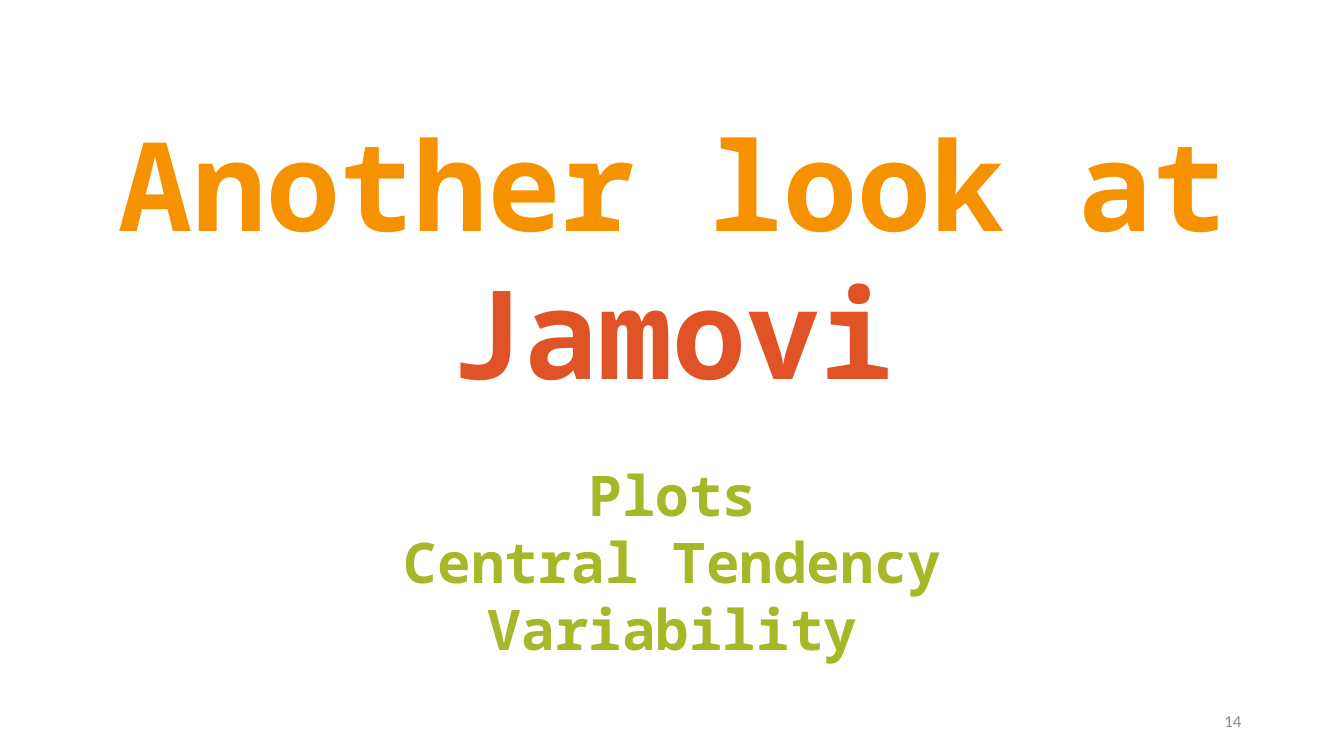
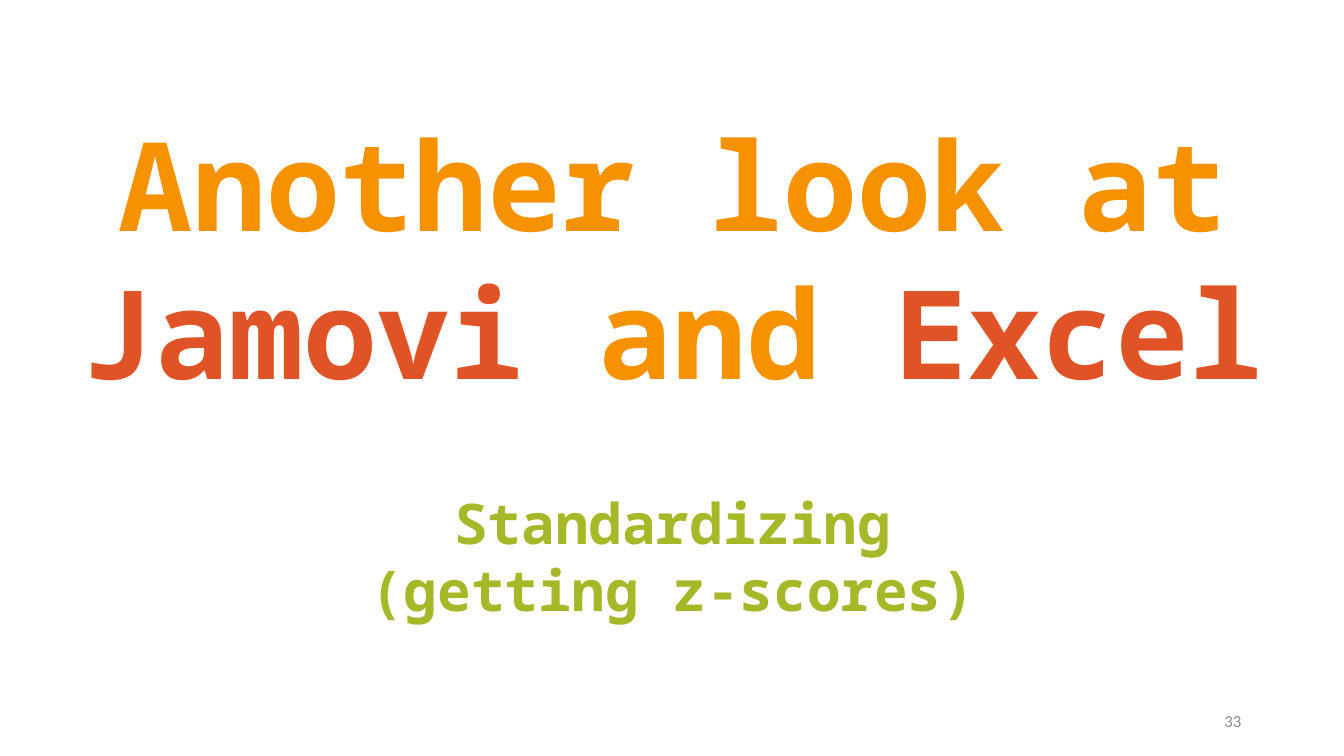
Before and after one commit to TysonStanley/EDU-6050, a slide deck: slide 33 of Slides/04_EDUC_6050_2018.pptx (slide 14 before the commit). Drawn at 1344x756 pixels with LibreOffice and Linux fonts; fonts in the diff are those of the drawing. Boxes give left, top, right and bottom in pixels: in the first picture for what was removed or moved away, otherwise in the second. Text is boxed around its words. In the diff, an @@ line names an element or a change of style, - is before the commit and + after.

```diff
--- a/Slides/04_EDUC_6050_2018.pptx
+++ b/Slides/04_EDUC_6050_2018.pptx
@@ text at box(81, 283, 1263, 381): text changed @@
-Jamovi
+Jamovi and Excel
@@ text at box(370, 500, 975, 625): text changed @@
-Plots
-Central Tendency
-Variability
+Standardizing (getting z-scores)
@@ page number at box(1224, 716, 1241, 727): text changed @@
-14
+33
```
Also in this commit, not shown: 3 other slides changed, 20 slides added, 1 slide removed, 1 other file.
